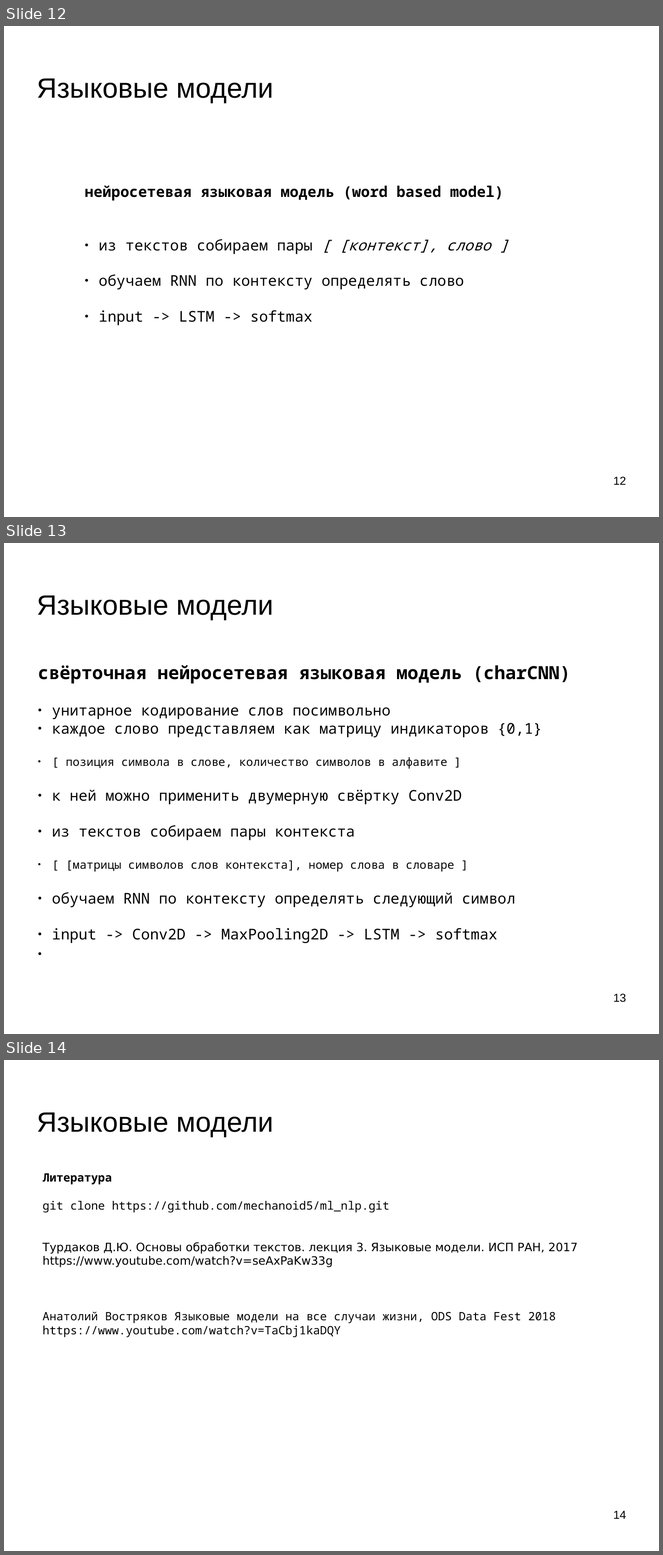
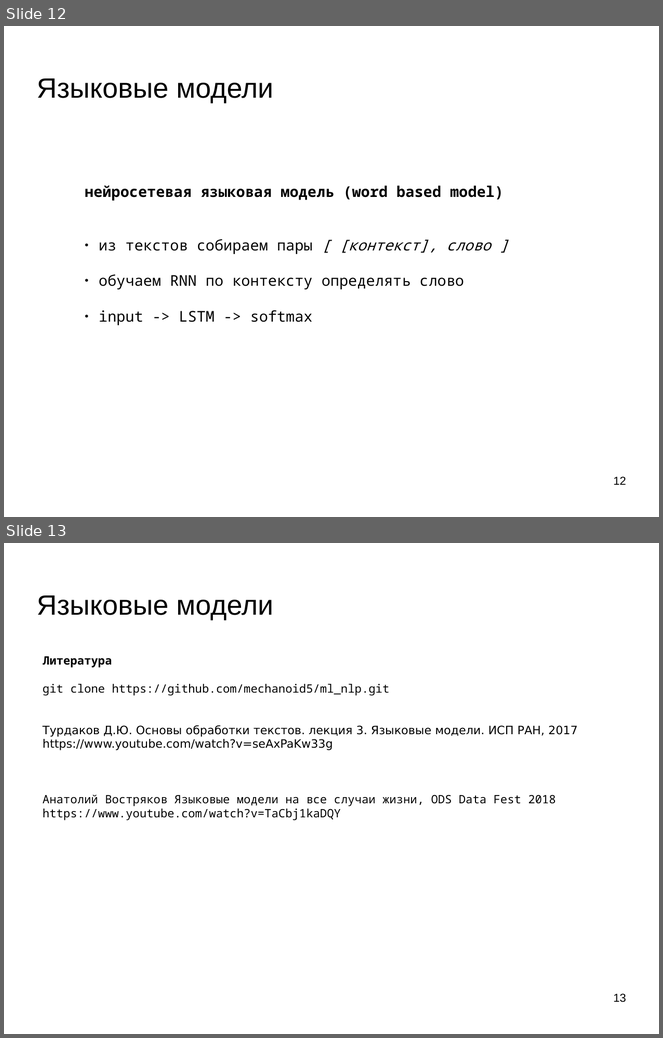
Before and after one commit to mechanoid5/ml_nlp_2022, a slide deck: 04-lang-model.odp. Shown one above the other, each under a label of ours: slides 12, 13 and 14 before the commit, slides 12 and 13 after it. The pictures are 663x1555 and 663x1038 pixels, drawn with LibreOffice and Linux fonts; fonts in the diff are those of the drawing; background and template pictures are left out. Boxes give left, top, right and bottom in pixels: in the first picture for what was removed or moved away, otherwise in the second. Text is boxed around its words. In the diff, an @@ line names an element or a change of style, - is before the commit and + after.

```diff
--- a/04-lang-model.odp
+++ b/04-lang-model.odp
@@ slide 13 removed at (4,543,659,1034), background picture (left out) @@
@@ title removed at (37,596,273,620) @@
-Языковые модели
@@ text removed at (38,665,571,943) @@
-свёрточная нейросетевая языковая модель (charCNN)
-● унитарное кодирование слов посимвольно
-● каждое слово представляем как матрицу индикаторов {0,1}
-● [ позиция символа в слове, количество символов в алфавите ]
-● к ней можно применить двумерную свёртку Conv2D
-● из текстов собираем пары контекста
-● [ [матрицы символов слов контекста], номер слова в словаре ]
-● обучаем RNN по контексту определять следующий символ
-● input -> Conv2D -> MaxPooling2D -> LSTM -> softmax
@@ page number removed at (613,994,626,1003) @@
-13
@@ what was slide 14 is now slide 13 @@
@@ page number at (613,994,626,1003): text changed @@
-14
+13
```
Also in this commit, not shown: 8 other files.
